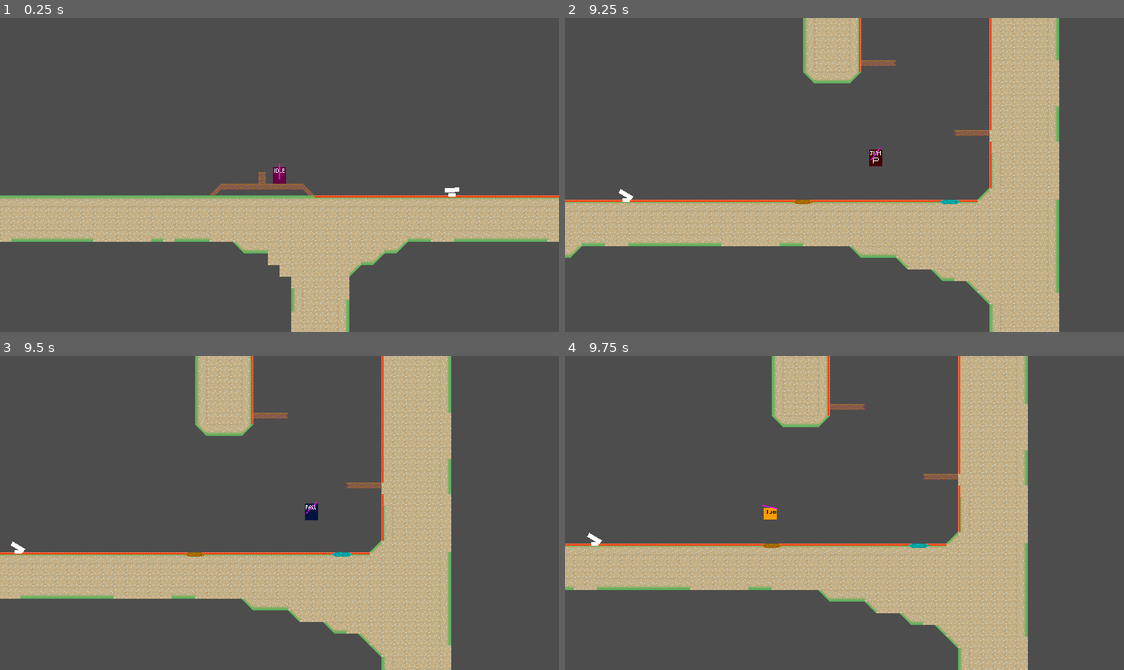
Above: before the commit, frames 1-4 (two rows, left to right).
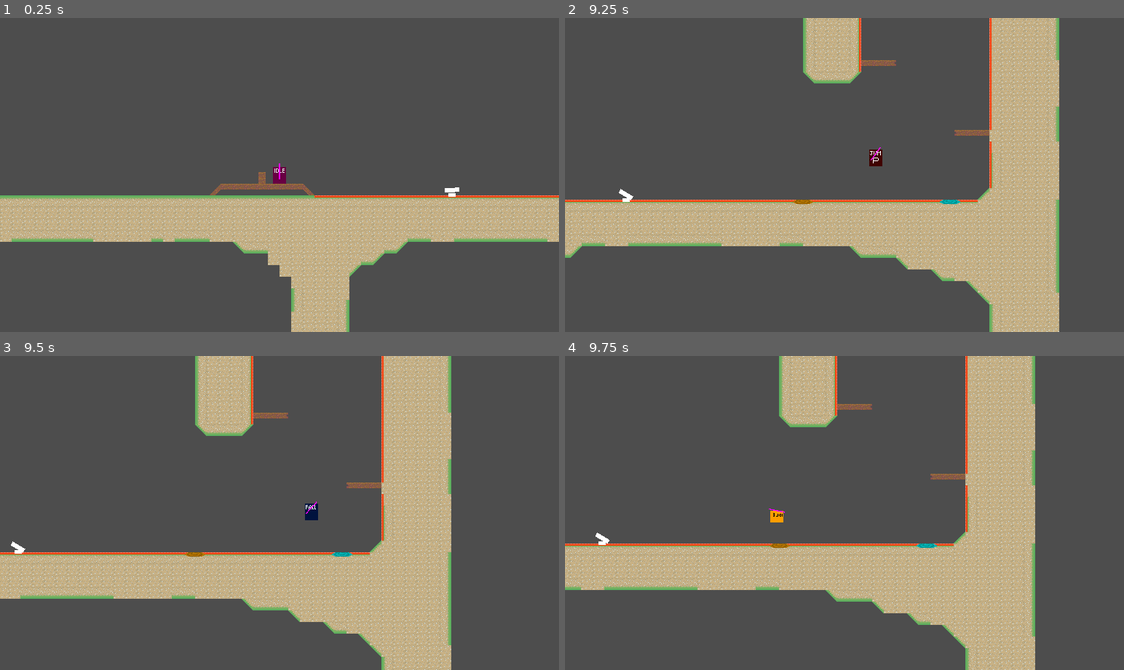
Above: after the commit, the same moments.

Repository: haruo-gabriel/portal2d
Game: Godot game, scene res://levels/test.tscn
The game is run twice, just before and just after one commit, with the same random seed, the same clock (stepped at 60 frames per second) and the same inputs.
Inputs (mouse positions are in pixels of both pictures, inside the frame that each line leads up to):
- Up to frame 1 (0.25 s): no input
- Up to frame 2 (9.25 s): tap Enter at 0.5 s; move the mouse to (967, 159) at 0.52 s; hold Shift (crouch) 0.53-1.28 s; hold D (move_right) 0.53-2.03 s; tap Space (jump) at 0.77, 1.52, 3.02, 3.77, 4.52, 6.02, 6.77, 7.52, 9.02 s; move the mouse to (732, 190) at 1.27 s; click (732, 190) at 1.35 s; move the mouse to (900, 105) at 2.02 s; hold A (move_left) 2.03-2.78 s; right-click (900, 105) at 2.1 s; move the mouse to (816, 237) at 2.77 s; hold D (move_right) 2.78-4.28 s; tap Shift (crouch) at 2.85, 7.35 s; move the mouse to (1012, 222) at 3.52 s; click (1012, 222) at 3.6 s; move the mouse to (676, 127) at 4.27 s; hold A (move_left) 4.28-5.03 s; right-click (676, 127) at 4.35 s; move the mouse to (872, 175) at 5.02 s; hold D (move_right) 5.03-5.78 s; hold Shift (crouch) 5.03-5.78 s; move the mouse to (760, 96) at 5.77 s; hold A (move_left) 5.78-7.28 s; click (760, 96) at 5.85 s; move the mouse to (967, 159) at 6.52 s; right-click (967, 159) at 6.6 s; move the mouse to (732, 190) at 7.27 s; hold D (move_right) from 7.28 s (still down); move the mouse to (900, 105) at 8.02 s; click (900, 105) at 8.1 s; move the mouse to (816, 237) at 8.77 s; right-click (816, 237) at 8.85 s
- Up to frame 3 (9.5 s): keep holding D (move_right)
- Up to frame 4 (9.75 s): move the mouse to (1012, 560) at 9.52 s; release D (move_right) at 9.53 s; hold A (move_left) from 9.53 s (still down); hold Shift (crouch) from 9.53 s (still down)

Frames 1-3 are identical in both runs. In frame 4, 15% of the frame differs, in the area x 0-85%, y 0-100%.

Commit message:
jank fix

Diff:
--- a/godot project/characters/player/scripts/player.gd
+++ b/godot project/characters/player/scripts/player.gd
@@ -82,6 +82,24 @@
 	velocity.x = clamp(velocity.x, -PlayerConstants.MAX_X_SPEED, PlayerConstants.MAX_X_SPEED)
 	velocity.y = clamp(velocity.y, -PlayerConstants.MAX_Y_SPEED, PlayerConstants.MAX_Y_SPEED)
 
+func get_test_speed(delta: float) -> Vector2:
+
+	var test_speed: Vector2 = 2 * velocity * delta
+
+	var down: Vector2 = floor(test_speed)
+	var up: Vector2 = ceil(test_speed)
+
+	test_speed.x = down.x if abs(down.x) > abs(up.x) else up.x
+	test_speed.y = down.y if abs(down.y) > abs(up.y) else up.y
+
+	if direction > 0:
+		test_speed.x = max(test_speed.x, direction)
+
+	if direction < 0:
+		test_speed.x = min(test_speed.x, direction)
+
+	return test_speed
+
 func _process(_delta: float) -> void:
 
 	direction = Input.get_axis("move_left", "move_right")
@@ -106,15 +124,8 @@
 
 	move()
 
-	var test_speed: Vector2 = 2 * velocity * delta
-
-	var down: Vector2 = floor(test_speed)
-	var up: Vector2 = ceil(test_speed)
-
-	test_speed.x = down.x if abs(down.x) > abs(up.x) else up.x
-	test_speed.y = down.y if abs(down.y) > abs(up.y) else up.y
-	print(test_speed)
-	Portals.try_teleport(self, test_speed)
+	print(get_test_speed(delta))
+	Portals.try_teleport(self, get_test_speed(delta))
 
 	move_and_slide()
 
--- a/godot project/characters/player/states/idle.gd
+++ b/godot project/characters/player/states/idle.gd
@@ -10,10 +10,13 @@
 
 func can_move() -> bool:
 
-	var normal_move: bool = player.move_and_collide(Vector2(player.direction, 0), true) == null
-	var ramp_move: bool = player.move_and_collide(Vector2(player.direction, -1), true) == null
+	if player.move_and_collide(Vector2(player.direction, 0), true) == null:
+		return true
 
-	return normal_move or ramp_move
+	if player.move_and_collide(Vector2(player.direction, -1), true) == null:
+		return true
+
+	return false
 
 func physics_update(delta: float) -> void:
 
--- a/godot project/portals/common/portal.gd
+++ b/godot project/portals/common/portal.gd
@@ -38,7 +38,7 @@
 
 	var new_mag: float = body.velocity.project(normal).length()
 
-	new_mag = new_mag * (1 - exp(-new_mag / 100))
+	new_mag = new_mag * .7
 
 	body.velocity = new_mag * otherPortal.normal
 
--- a/godot project/portals/portals.gd
+++ b/godot project/portals/portals.gd
@@ -32,8 +32,7 @@
 	portal_map[type].queue_free()
 	portal_map[type] = null
 
-
-func try_teleport(body: PhysicsBody2D, velocity: Vector2) -> void:
+func can_teleport(body: PhysicsBody2D, velocity: Vector2) -> PortalsConstants.PortalType:
 
 	var original_mask: int = body.collision_mask
 
@@ -44,23 +43,43 @@
 	body.collision_mask = original_mask
 
 	if collision == null:
-		return
+		return -1
 
 	if collision.get_collider_shape() == null:
-		return
+		return -1
 
 	var shape: CollisionShape2D = collision.get_collider_shape()
 
 	if not shape.is_in_group("teleport_area"):
-		return
+		return -1
 
 	var portal: Portal = shape.get_parent()
 	var other_portal: Portal = portal_map[1 - portal.type]
 
 	if other_portal == null:
-		return
+		return -1
 
-	portal._teleport_object(body, other_portal)
+	return portal.type
+
+func try_teleport(body: PhysicsBody2D, velocity: Vector2) -> void:
+
+	var portal_type: int = -1
+
+	if portal_type < 0:
+		portal_type = can_teleport(body, velocity)
+
+	if portal_type < 0:
+		portal_type = can_teleport(body, Vector2(velocity.x, velocity.y + 10))
+
+	if portal_type < 0:
+		portal_type = can_teleport(body, Vector2(velocity.x, velocity.y - 10))
+
+	if portal_type >= 0:
+
+		var portal: Portal = Portals.portal_map[portal_type]
+		var other: Portal = Portals.portal_map[1 - portal_type]
+
+		portal._teleport_object(body, other)
 
 #(0, -1) = U
 #(0, 1) = D
